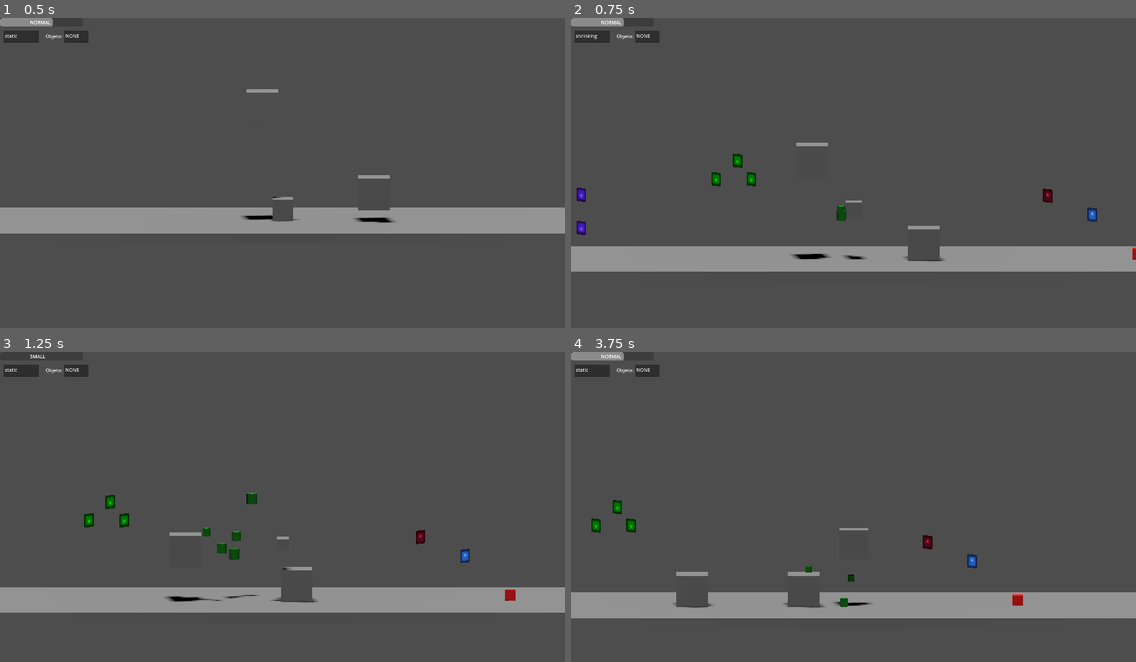
Above: before the commit, frames 1-4 (two rows, left to right).
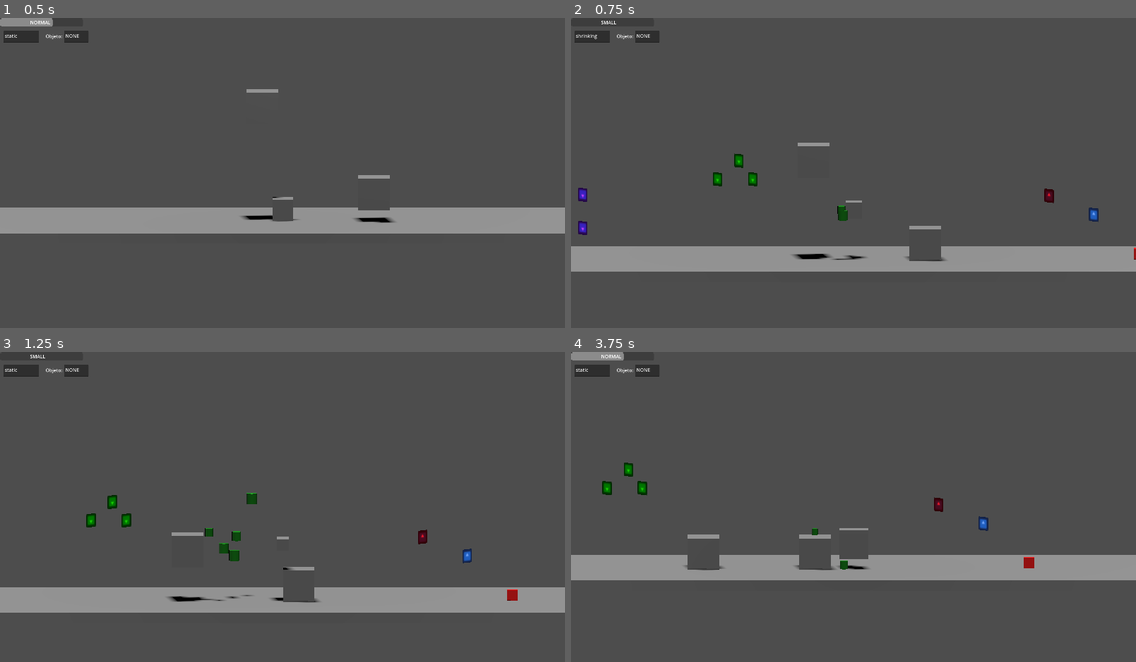
Above: after the commit, the same moments.

Repository: Isaac-Salas/GameOff2023
Game: Godot game, scene res://Levels/LevelTest.tscn
Two runs of this game, one before a commit and one after it. Both use one fixed random seed, a clock stepped at 60 frames per second and the inputs below. The engine's default icon, where the game draws it, is replaced by a stand-in: a white triangle on a blue panel in a dark square.
Inputs:
- Up to frame 1 (0.5 s): no input
- Up to frame 2 (0.75 s): tap Enter (ui_accept) at 0.5 s; hold Right (ui_right) from 0.53 s (still down); hold X from 0.53 s (still down)
- Up to frame 3 (1.25 s): keep holding Right (ui_right); keep holding X; tap Enter (ui_accept) at 0.77 s
- Up to frame 4 (3.75 s): release Right (ui_right) at 1.28 s; release X at 1.28 s; hold Down (ui_down) 1.28-2.03 s; tap Z at 1.35 s; tap Enter (ui_accept) at 1.52, 3.02 s; hold Right (ui_right) 2.03-2.78 s; hold C 2.03-2.78 s; hold Up (ui_up) 2.78-3.53 s; tap X at 2.85 s; hold Left (ui_left) from 3.53 s (still down); hold Z from 3.53 s (still down)

Frame 1 is identical in both runs. In frame 2, 0.7% of the frame differs, in the area x 0-100%, y 0-79%; in frame 3, 0.5%; in frame 4, 16%, in the area x 0-100%, y 35-86%.

Commit message:
All fixed!
Fixed the state toggling

Diff:
--- a/Player/PlayerTest.gd
+++ b/Player/PlayerTest.gd
@@ -14,7 +14,8 @@
 	#Updating the label
 	#print(GlobalVar.sizefactor)
 
-	if GlobalVar.sizefactor<=GlobalVar.MinCap:
+	if GlobalVar.sizefactor<=(GlobalVar.MinCap+GlobalVar.MaxCap)/3:
+		print ((GlobalVar.MinCap+GlobalVar.MaxCap)/3)
 		GlobalVar.CURRENT = "SMALL"
 	elif GlobalVar.sizefactor<=(GlobalVar.MaxCap/2)*1.5:
 		GlobalVar.CURRENT = "NORMAL"
--- a/Player/PlayerTest.tscn
+++ b/Player/PlayerTest.tscn
@@ -6,6 +6,7 @@
 size = Vector3(2, 2, 2)
 
 [sub_resource type="CapsuleShape3D" id="CapsuleShape3D_b827x"]
+radius = 1.0
 
 [sub_resource type="Animation" id="Animation_rfsis"]
 resource_name = "new_animation"
